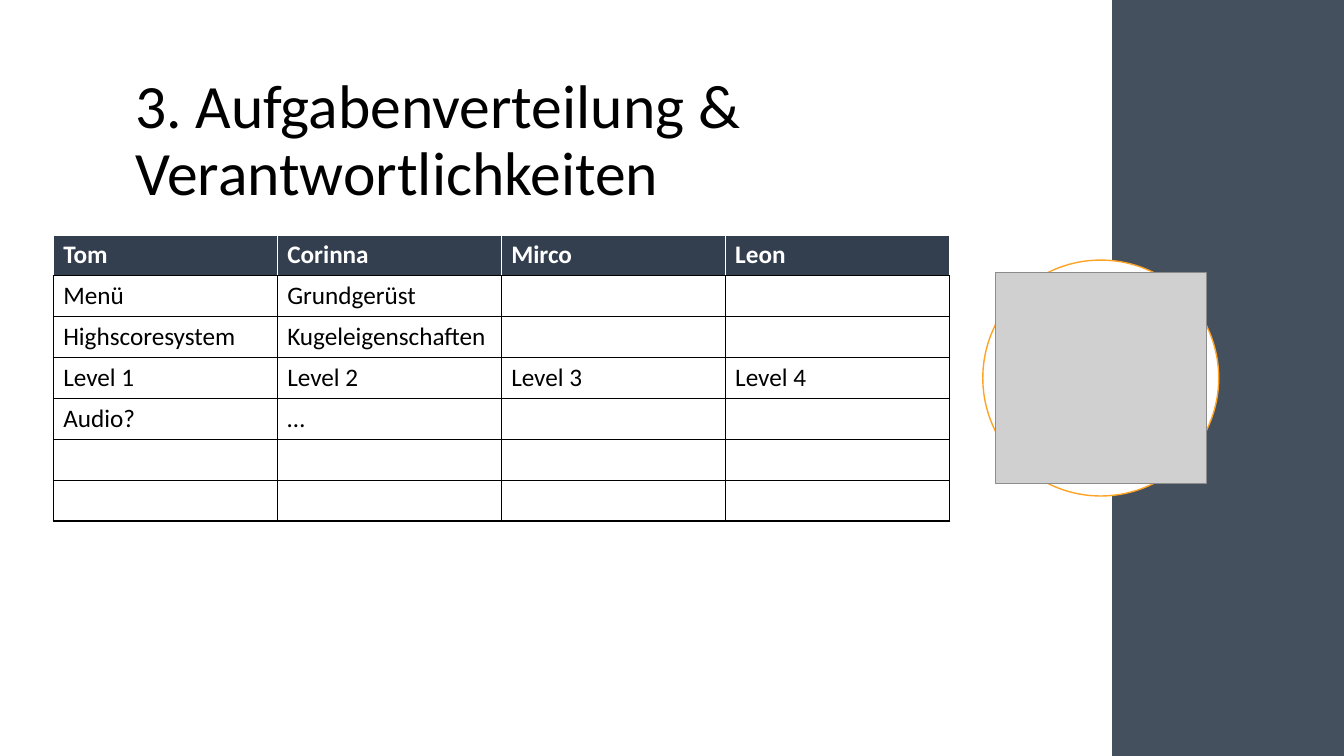
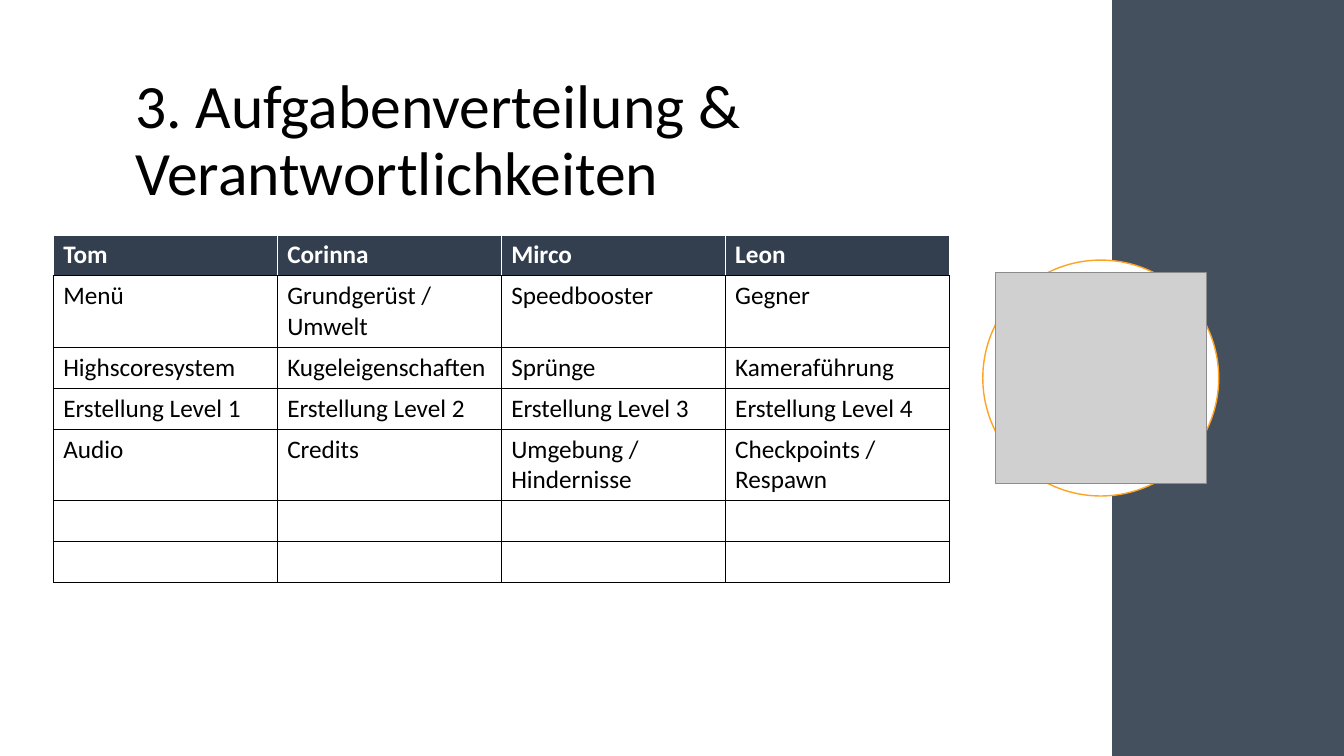
Before and after one commit to CorinnaPfarr/GDV_Kugelbunt, a slide deck: slide 4 of 29-Kugelbunt-Tom_Haupt-Corinna_Pfarr-Mirco_Schlichting-Leon_Schilings.pptx. Drawn at 1344x756 pixels with LibreOffice and Linux fonts; fonts in the diff are those of the drawing; grey boxes stand for pictures. Boxes give left, top, right and bottom in pixels: in the first picture for what was removed or moved away, otherwise in the second. Text is boxed around its words. In the diff, an @@ line names an element or a change of style, - is before the commit and + after.

```diff
--- a/29-Kugelbunt-Tom_Haupt-Corinna_Pfarr-Mirco_Schlichting-Leon_Schilings.pptx
+++ b/29-Kugelbunt-Tom_Haupt-Corinna_Pfarr-Mirco_Schlichting-Leon_Schilings.pptx
@@ table at [53, 235, 949, 581] @@
-row 2: Menü | Grundgerüst |  | 
+row 2: Menü | Grundgerüst / Umwelt | Speedbooster | Gegner
-row 3, column 3: 
+row 3, column 3: Sprünge
-row 3, column 4: 
+row 3, column 4: Kameraführung
-row 4: Level 1 | Level 2 | Level 3 | Level 4
+row 4: Erstellung Level 1 | Erstellung Level 2 | Erstellung Level 3 | Erstellung Level 4
-row 5: Audio? | … |  | 
+row 5: Audio | Credits | Umgebung / Hindernisse | Checkpoints / Respawn
```
Also in this commit, not shown: 5 other slides changed, 4 other files.
